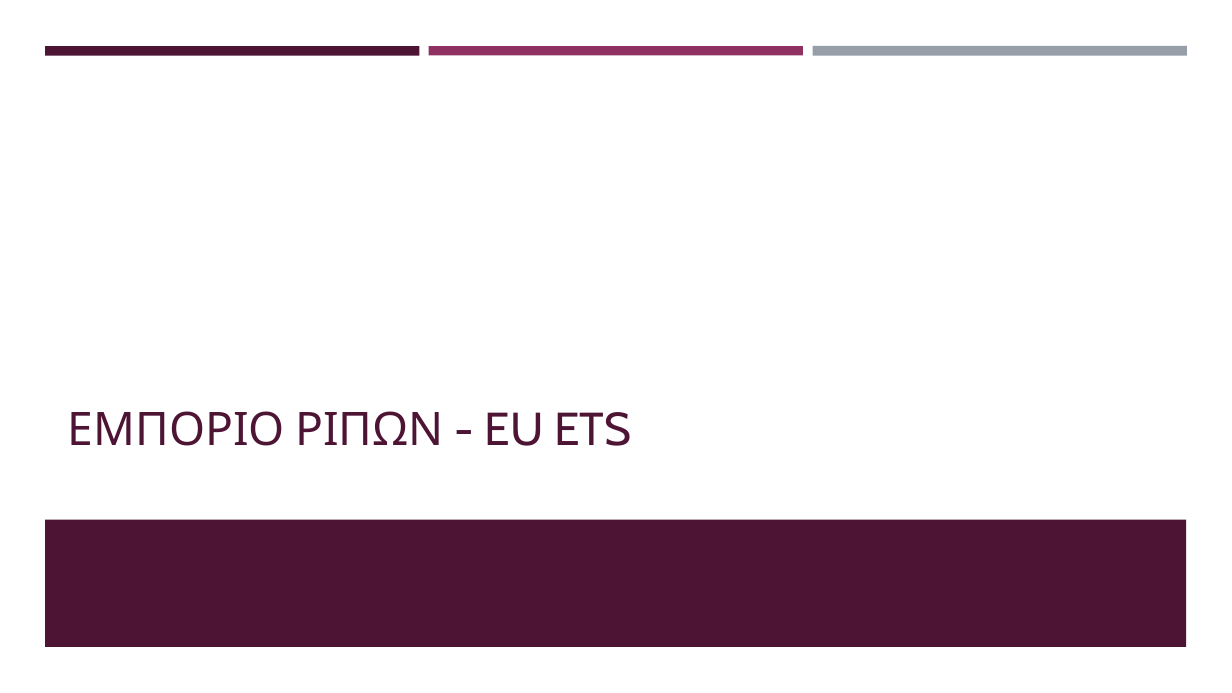
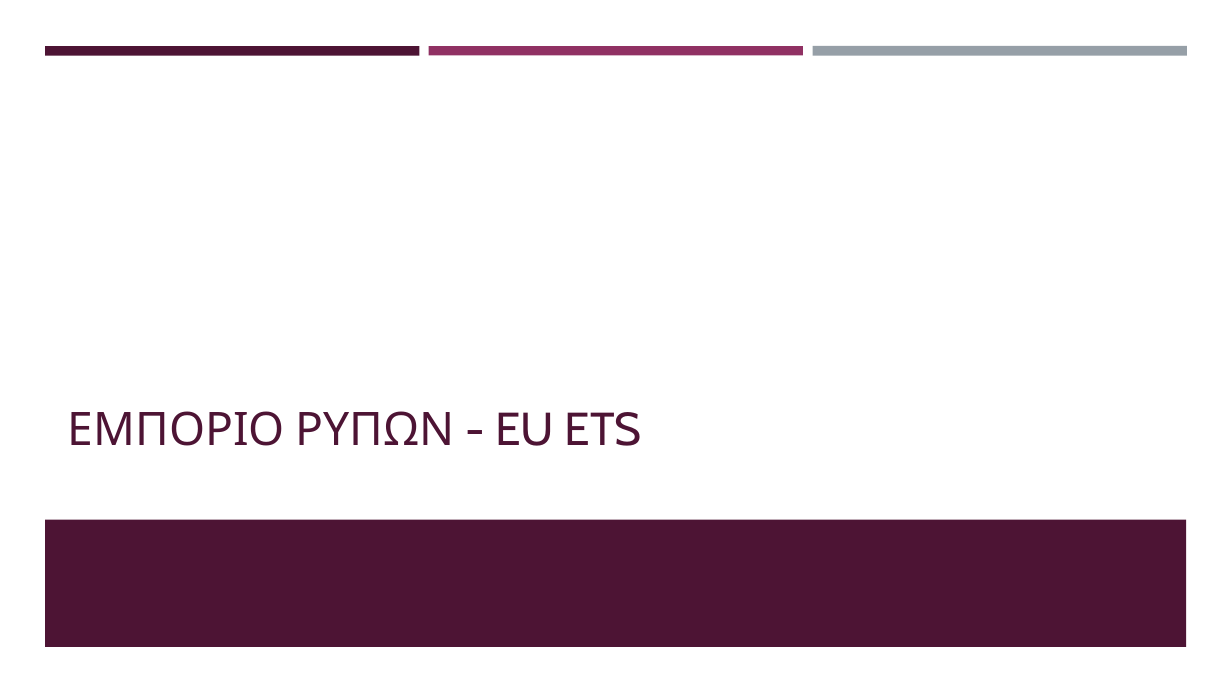
Before and after one commit to kwpap/Diplomatiki_kwpap_step_1, a slide deck: slide 2 of Thesis/Παρουσίαση.pptx. Drawn at 1232x693 pixels with LibreOffice and Linux fonts; fonts in the diff are those of the drawing. Boxes give left, top, right and bottom in pixels: in the first picture for what was removed or moved away, otherwise in the second. Text is boxed around its words. In the diff, an @@ line names an element or a change of style, - is before the commit and + after.

```diff
--- a/Thesis/Παρουσίαση.pptx
+++ b/Thesis/Παρουσίαση.pptx
@@ title at (68, 411, 641, 446): text changed @@
-ΕΜΠΟΡΙΟ ΡΙΠΩΝ - EU ETS
+ΕΜΠΟΡΙΟ ΡΥΠΩΝ - EU ETS
```
Also in this commit, not shown: 2 other slides changed, 18 slides added, 1 other file.
